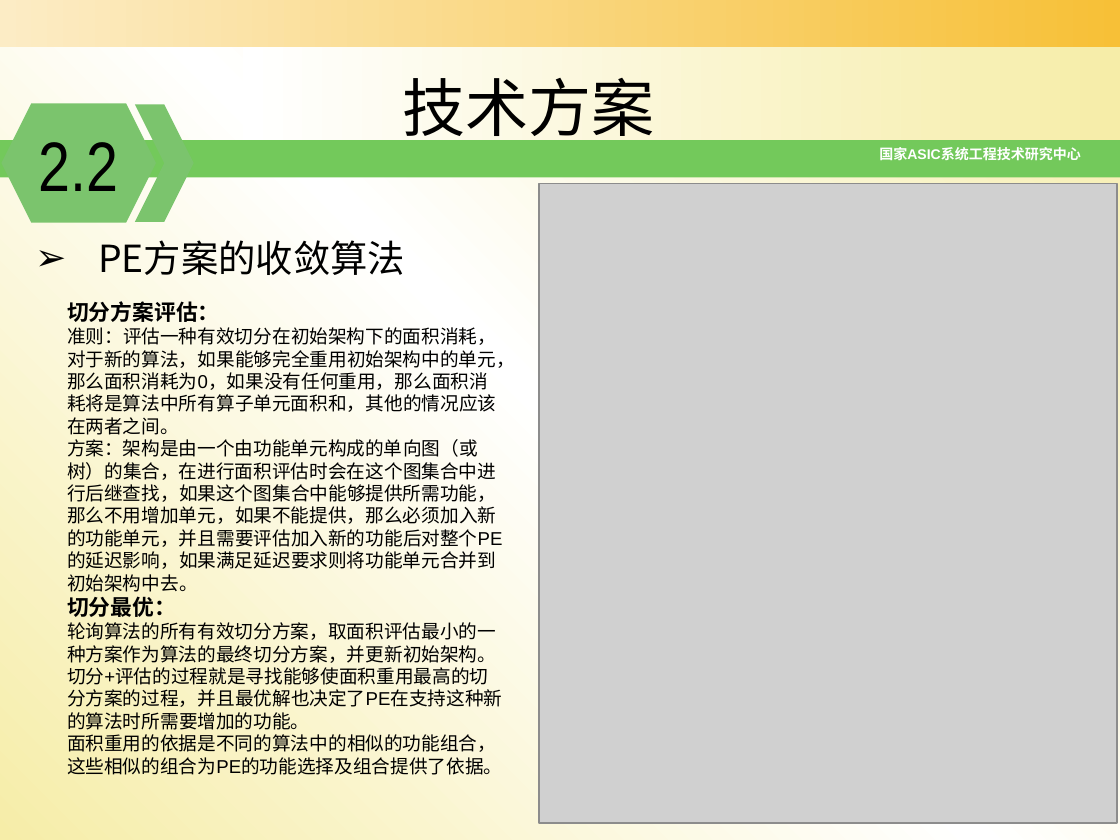
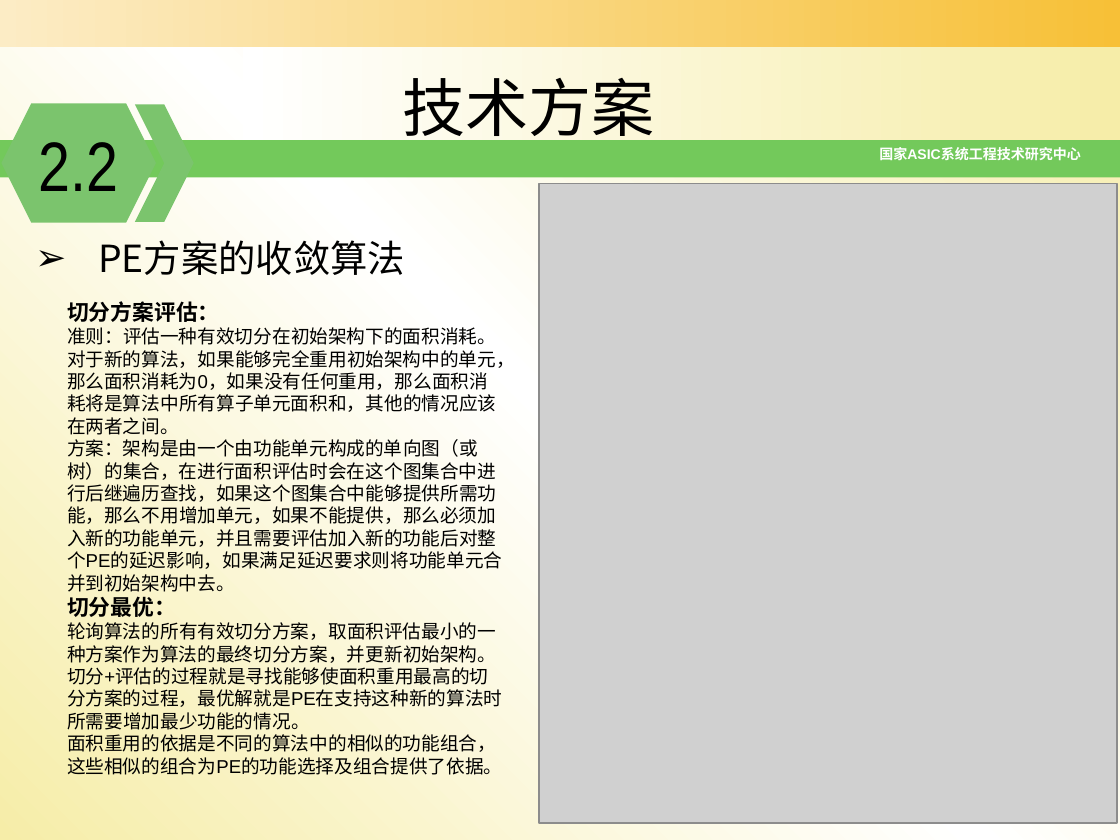
Before and after one commit to zdyzhan/bishe, a slide deck: slide 21 of 开题报告_131199李小泉11_18.pptx. Drawn at 1120x840 pixels with LibreOffice and Linux fonts; fonts in the diff are those of the drawing; grey boxes stand for pictures; background and template pictures are left out. Boxes give left, top, right and bottom in pixels: in the first picture for what was removed or moved away, otherwise in the second. Text is boxed around its words. In the diff, an @@ line names an element or a change of style, - is before the commit and + after.

```diff
--- a/开题报告_131199李小泉11_18.pptx
+++ b/开题报告_131199李小泉11_18.pptx
@@ text at [67, 327, 515, 592]: text changed @@
-准则：评估一种有效切分在初始架构下的面积消耗，对于新的算法，如果能够完全重用初始架构中的单元，那么面积消耗为0，如果没有任何重用，那么面积消耗将是算法中所有算子单元面积和，其他的情况应该在两者之间。
-方案：架构是由一个由功能单元构成的单向图（或树）的集合，在进行面积评估时会在这个图集合中进行后继查找，如果这个图集合中能够提供所需功能，那么不用增加单元，如果不能提供，那么必须加入新的功能单元，并且需要评估加入新的功能后对整个PE的延迟影响，如果满足延迟要求则将功能单元合并到初始架构中去。
+准则：评估一种有效切分在初始架构下的面积消耗。对于新的算法，如果能够完全重用初始架构中的单元，那么面积消耗为0，如果没有任何重用，那么面积消耗将是算法中所有算子单元面积和，其他的情况应该在两者之间。
+方案：架构是由一个由功能单元构成的单向图（或树）的集合，在进行面积评估时会在这个图集合中进行后继遍历查找，如果这个图集合中能够提供所需功能，那么不用增加单元，如果不能提供，那么必须加入新的功能单元，并且需要评估加入新的功能后对整个PE的延迟影响，如果满足延迟要求则将功能单元合并到初始架构中去。
@@ text at [67, 667, 502, 730]: text changed @@
-切分+评估的过程就是寻找能够使面积重用最高的切分方案的过程，并且最优解也决定了PE在支持这种新的算法时所需要增加的功能。
+切分+评估的过程就是寻找能够使面积重用最高的切分方案的过程，最优解就是PE在支持这种新的算法时所需要增加最少功能的情况。
```
Also in this commit, not shown: 23 other slides changed, 1 other file.
